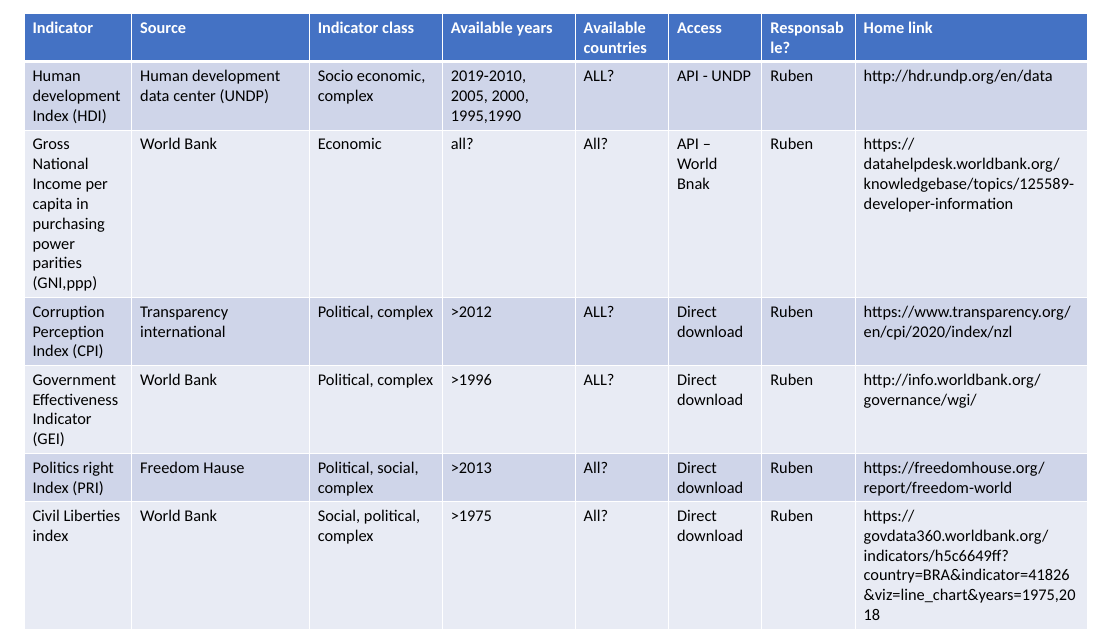
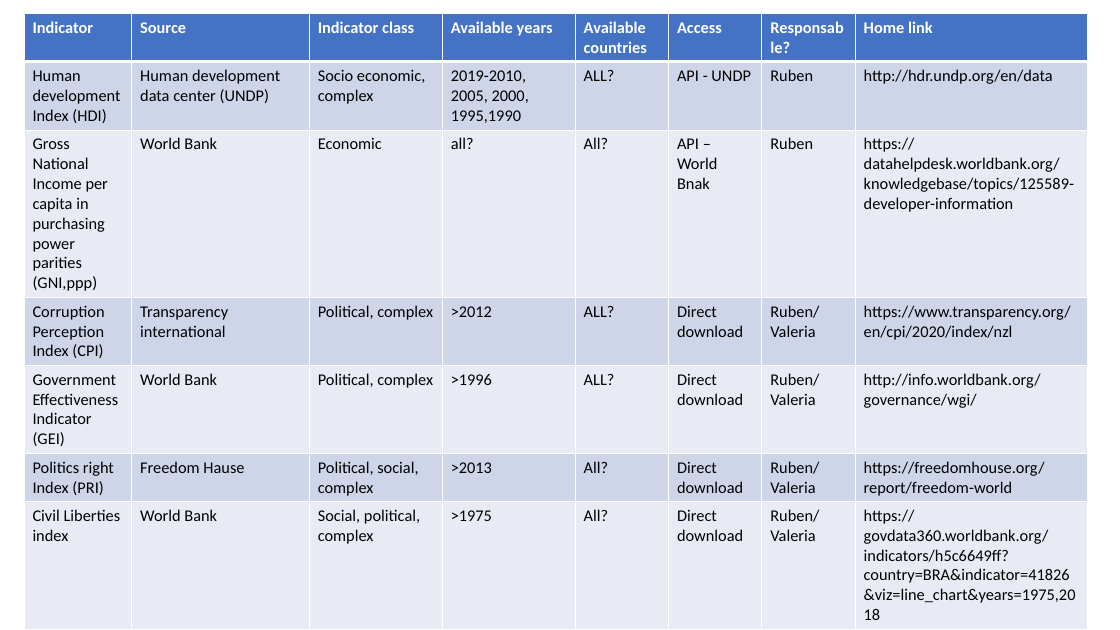
Before and after one commit to rjlopez2/ADS-_CAS_Bern_2020, a slide deck: slide 2 of Projects/M3/Project.pptx. Drawn at 1120x630 pixels with LibreOffice and Linux fonts; fonts in the diff are those of the drawing. Boxes give left, top, right and bottom in pixels: in the first picture for what was removed or moved away, otherwise in the second. Text is boxed around its words. In the diff, an @@ line names an element or a change of style, - is before the commit and + after.

Commit message:
updating the list in the pptx file

```diff
--- a/Projects/M3/Project.pptx
+++ b/Projects/M3/Project.pptx
@@ table at [24,13,1087,607] @@
-row 4, column 7: Ruben
+row 4, column 7: Ruben/Valeria
-row 5, column 7: Ruben
+row 5, column 7: Ruben/Valeria
-row 6, column 7: Ruben
+row 6, column 7: Ruben/Valeria
-row 7, column 7: Ruben
+row 7, column 7: Ruben/Valeria
```
